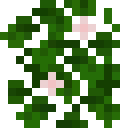
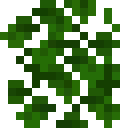
Layer changes from the first 128x128 image to the second:
added group "lime_crop" with 2 layers above "lemon_crop" over [40, 32, 88, 96]
added group "lemon_crop" with 2 layers above "orange_crop" over [40, 32, 88, 96]
hid "blossoms" over [40, 16, 96, 96]
